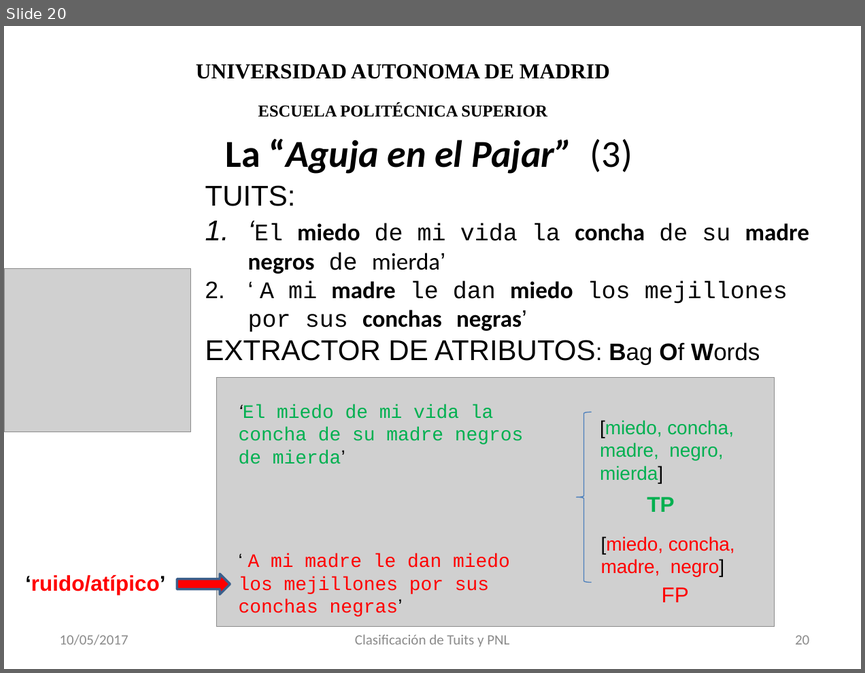
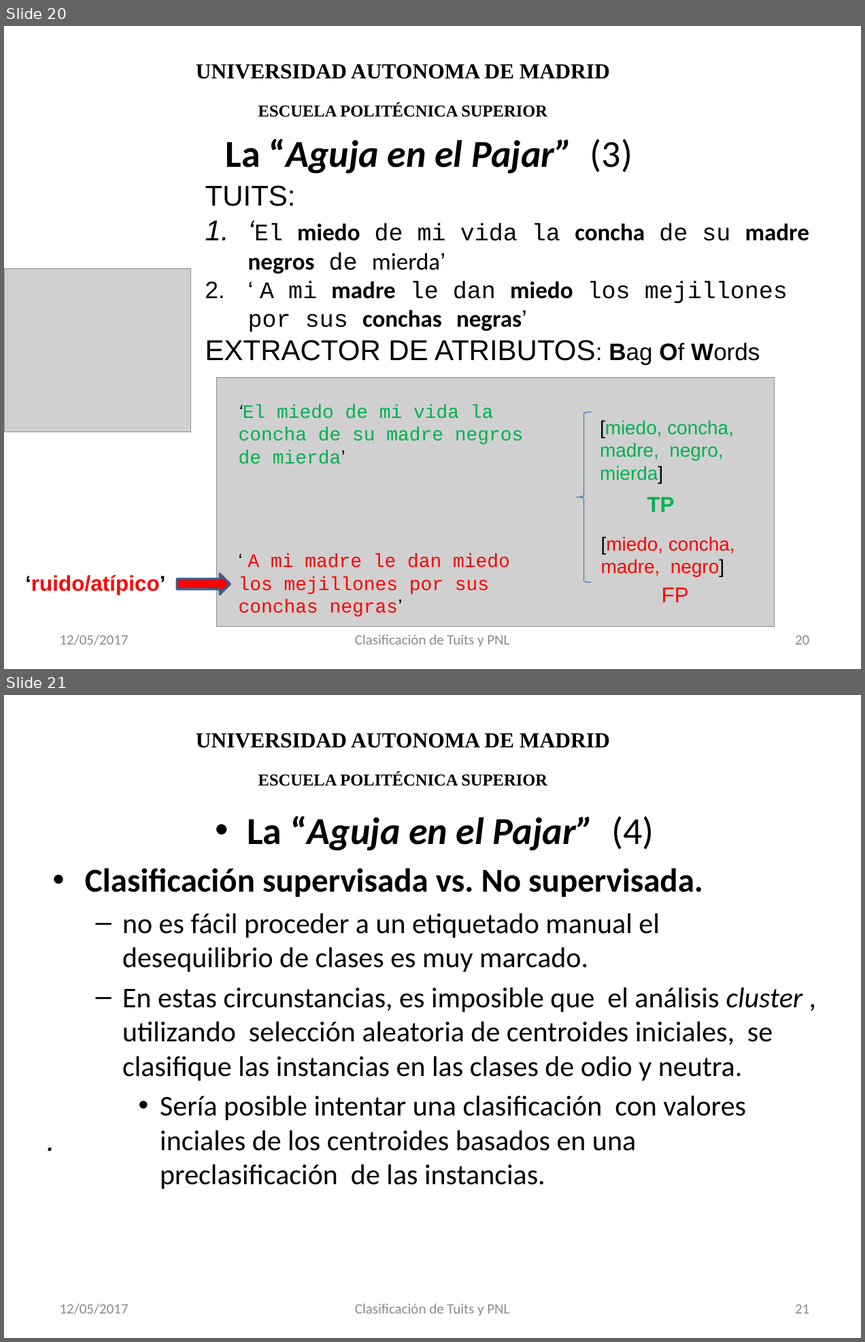
Before and after one commit to FlorLoreto/TFG, a slide deck: Presentación/NPLV3.pptx. Shown one above the other, each under a label of ours: slide 20 before the commit, slides 20 and 21 after it. The pictures are 865x673 and 865x1342 pixels, drawn with LibreOffice and Linux fonts; fonts in the diff are those of the drawing; grey boxes stand for pictures; background and template pictures are left out. Boxes give left, top, right and bottom in pixels: in the first picture for what was removed or moved away, otherwise in the second. Text is boxed around its words. In the diff, an @@ line names an element or a change of style, - is before the commit and + after.

```diff
--- a/Presentación/NPLV3.pptx
+++ b/Presentación/NPLV3.pptx
@@ slide 21 added at [4, 695, 861, 1338], background #FFFFFF; not listed: 1 template element that a slide beside it also shows @@
@@ text added at [85, 816, 803, 1189], 24 pt, text #000000 @@
+• La “Aguja en el Pajar” (4)
+• Clasificación supervisada vs. No supervisada.
+  – no es fácil proceder a un etiquetado manual el desequilibrio de clases es muy marcado.
+  – En estas circunstancias, es imposible que el análisis cluster , utilizando selección aleatoria de centroides iniciales, se clasifique las instancias en las clases de odio y neutra.
+    • Sería posible intentar una clasificación con valores inciales de los centroides basados en una preclasificación de las instancias.
@@ text added at [39, 1125, 62, 1159], 18 pt, text #000000, bold, italic @@
+.
@@ text added at [60, 1303, 128, 1314], 12 pt, text #8C8C8C @@
+12/05/2017
@@ text added at [355, 1303, 509, 1316], 12 pt, text #8C8C8C @@
+Clasificación de Tuits y PNL
@@ page number added at [795, 1304, 809, 1313], 12 pt, text #8C8C8C @@
+21
@@ slide 20 changed as well @@
@@ text at [60, 634, 128, 645]: text changed @@
-10/05/2017
+12/05/2017
```
Also in this commit, not shown: 41 other slides changed, 8 other files.
